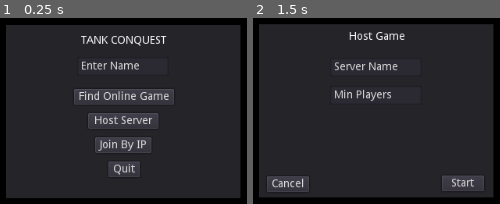
Above: before the commit, frames 1-2 (left to right).
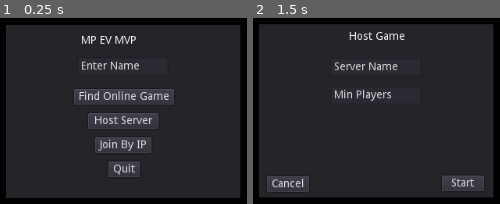
Above: after the commit, the same moments.

Repository: EamonnMR/mpevmvp
Game: Godot game, scene res://MainMenu.tscn
The game is run twice, just before and just after one commit, with the same random seed, the same clock (stepped at 60 frames per second) and the same inputs.
Inputs (mouse positions are in pixels of both pictures, inside the frame that each line leads up to):
- Up to frame 1 (0.25 s): no input
- Up to frame 2 (1.5 s): tap Enter at 0.5 s; move the mouse to (outside the picture) at 0.52 s; hold D 0.53-1.25 s; hold M 0.53-1.25 s; click (outside the picture) at 0.67 s; tap Space at 0.77 s; click "Host Server" at 1.25 s

The runs differ from the first frame. In frame 1, 1.0% of the frame differs, in the area x 32-68%, y 9-16%; in frame 2, nothing differs.

Commit message:
Beginnings of a map

Diff:
--- a/MainMenu.tscn
+++ b/MainMenu.tscn
@@ -76,7 +76,7 @@
 margin_top = 13.3484
 margin_right = 55.1674
 margin_bottom = 27.3484
-text = "TANK CONQUEST"
+text = "MP EV MVP"
 __meta__ = {
 "_edit_use_anchors_": false
 }
@@ -89,6 +89,9 @@
 margin_right = 57.8326
 margin_bottom = 65.38
 text = "Enter Name"
+__meta__ = {
+"_edit_use_anchors_": false
+}
 
 [node name="FindScreen" type="Panel" parent="."]
 visible = false
--- a/PlayerInput.gd
+++ b/PlayerInput.gd
@@ -11,6 +11,7 @@
 var shooting = false
 var thrusting = false
 var jumping = false
+var map
 
 func _get_entity():
 	# TODO: Ungross this
@@ -25,6 +26,7 @@
 		shooting = Input.is_key_pressed(KEY_SPACE)
 		jumping = Input.is_key_pressed(KEY_J)
 		thrusting = Input.is_key_pressed(KEY_W)
+		_handle_show_map()
 
 		rset_id(1, "puppet_direction_change", direction_change)
 		rset_id(1, "puppet_shooting", shooting)
@@ -38,3 +40,7 @@
 	if Input.is_key_pressed(KEY_D):
 		dc += 1
 	return dc
+
+func _handle_show_map():
+	if Input.is_key_pressed(KEY_M):
+		get_tree().get_root().get_node("Map").show()
--- a/client.gd
+++ b/client.gd
@@ -4,6 +4,7 @@
 var client
 var client_id
 var player_name
+var map
 
 func start(ip, port, new_player_name):
 	get_tree().connect("connected_to_server", self, "_client_connected")
@@ -57,9 +58,12 @@
 	var verse = preload("res://client_universe.tscn").instance()
 	var world = verse.get_node("level1/world")
 	var player_scene = preload("res://PlayerInput.tscn").instance()
+	var map = preload("res://map/Map.tscn").instance()
+	map.hide()
 	player_scene.set_name(str(client_id))
 	player_scene.set_network_master(client_id)
 	get_tree().get_root().add_child(verse)
+	get_tree().get_root().add_child(map)
 
 	var net_players = Node.new()
 	net_players.set_name(Game.INPUT)
--- /dev/null
+++ b/map.tscn
@@ -0,0 +1,3 @@
+[gd_scene format=2]
+
+[node name="map" type="Node2D"]
--- /dev/null
+++ b/map/Map.tscn
@@ -0,0 +1,20 @@
+[gd_scene load_steps=2 format=2]
+
+[ext_resource path="res://map/system.tscn" type="PackedScene" id=1]
+
+[node name="Map" type="Node2D"]
+
+[node name="Panel" type="Panel" parent="."]
+margin_right = 1024.0
+margin_bottom = 598.0
+__meta__ = {
+"_edit_use_anchors_": false
+}
+
+[node name="system" parent="." instance=ExtResource( 1 )]
+position = Vector2( 44.4969, 45 )
+system_name = "level1"
+
+[node name="system2" parent="." instance=ExtResource( 1 )]
+position = Vector2( 202.497, 177 )
+system_name = "level2"
--- /dev/null
+++ b/map/circle.gd
@@ -0,0 +1,8 @@
+extends Node2D
+
+func get_color():
+	# TODO: Show status
+	return Color(0,0,1)
+
+func _draw():
+	draw_circle(Vector2(0,0), 20, get_color())
--- /dev/null
+++ b/map/system.gd
@@ -0,0 +1,9 @@
+extends Node2D
+
+export var system_name: String = "Name"
+
+func _ready():
+	$Label.text = name
+
+func clicked():
+	print("Clicked: ", system_name)
--- /dev/null
+++ b/map/system.tscn
@@ -0,0 +1,28 @@
+[gd_scene load_steps=5 format=2]
+
+[ext_resource path="res://map/circle.gd" type="Script" id=1]
+[ext_resource path="res://map/system.gd" type="Script" id=2]
+[ext_resource path="res://map/system_area.gd" type="Script" id=3]
+
+[sub_resource type="CircleShape2D" id=1]
+
+[node name="system" type="Node2D"]
+script = ExtResource( 2 )
+
+[node name="circle" type="Node2D" parent="."]
+script = ExtResource( 1 )
+
+[node name="Label" type="Label" parent="."]
+margin_left = 17.0
+margin_top = -5.0
+margin_right = 57.0
+margin_bottom = 9.0
+__meta__ = {
+"_edit_use_anchors_": false
+}
+
+[node name="Area2D" type="Area2D" parent="."]
+script = ExtResource( 3 )
+
+[node name="CollisionShape2D" type="CollisionShape2D" parent="Area2D"]
+shape = SubResource( 1 )
--- /dev/null
+++ b/map/system_area.gd
@@ -0,0 +1,8 @@
+extends Area2D
+
+func _input_event(viewport, event, shape_idx):
+	if event.type == InputEvent.MOUSE_BUTTON \
+	and event.button_index == BUTTON_LEFT \
+	and event.pressed:
+		get_node("../").clicked()
+		return(self)
--- a/server_multiverse.tscn
+++ b/server_multiverse.tscn
@@ -1,16 +1,22 @@
-[gd_scene load_steps=4 format=2]
+[gd_scene load_steps=6 format=2]
 
 [ext_resource path="res://levels/level1.tscn" type="PackedScene" id=1]
 [ext_resource path="res://server_multiverse.gd" type="Script" id=2]
 [ext_resource path="res://levels/level2.tscn" type="PackedScene" id=3]
 
+[sub_resource type="World" id=1]
+
+[sub_resource type="World" id=2]
+
 [node name="Multiverse" type="Node2D"]
 script = ExtResource( 2 )
 
 [node name="level1" type="Viewport" parent="."]
+world = SubResource( 1 )
 
 [node name="world" parent="level1" instance=ExtResource( 1 )]
 
 [node name="level2" type="Viewport" parent="."]
+world = SubResource( 2 )
 
 [node name="world" parent="level2" instance=ExtResource( 3 )]
